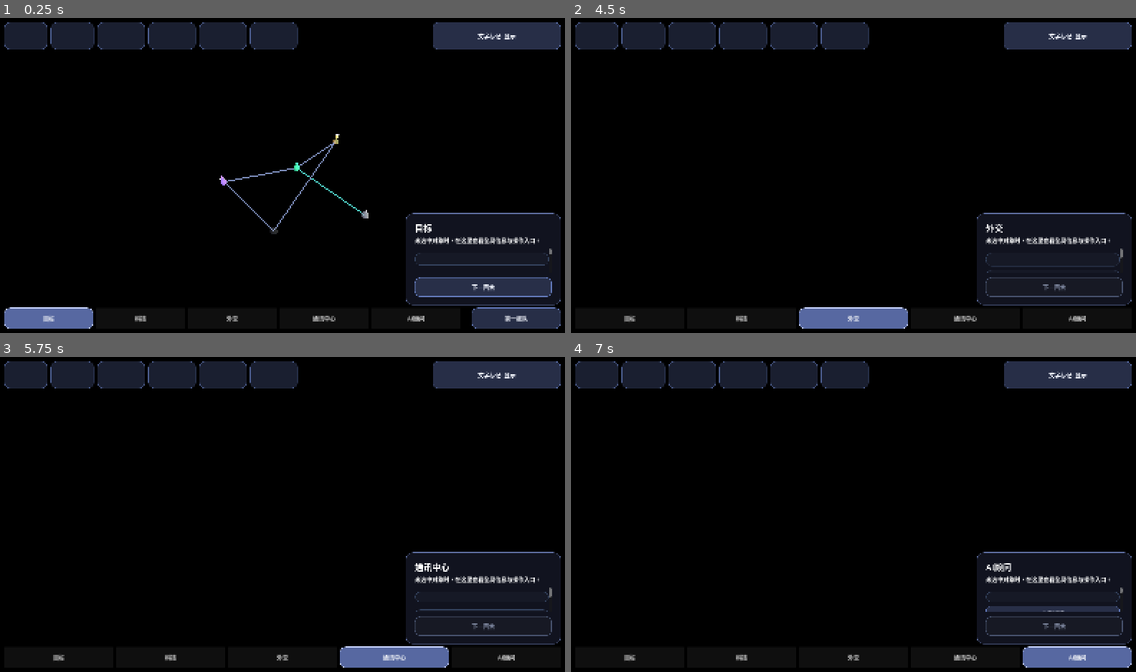
Above: before the commit, frames 1-4 (two rows, left to right).
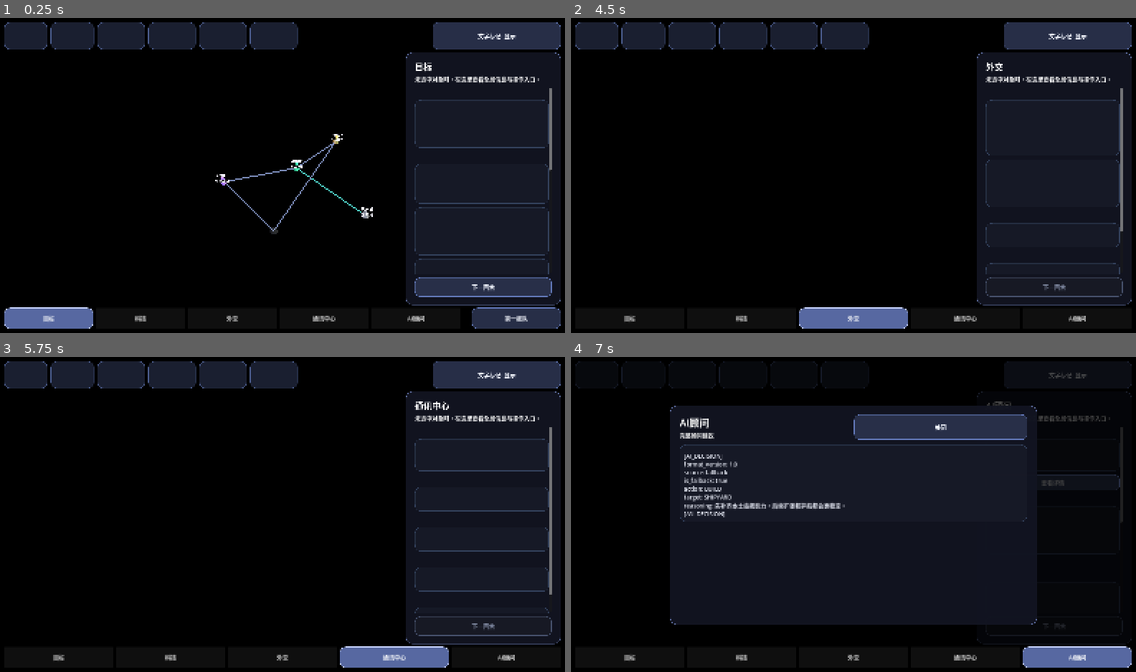
Above: after the commit, the same moments.

Repository: paleriderrrr/starcat
Game: Godot game, scene res://scenes/Main.tscn
Two runs of this game, one before a commit and one after it. Both use one fixed random seed, a clock stepped at 60 frames per second and the inputs below.
Inputs:
- Up to frame 1 (0.25 s): no input
- Up to frame 2 (4.5 s): click "文字标记: 显示" at 0.5 s; click "文字标记: 隐藏" at 1.25 s; click "下一回合" at 2 s; click "目标" at 2.75 s; click "科技" at 3.5 s; click "外交" at 4.25 s
- Up to frame 3 (5.75 s): click "通讯中心" at 5 s
- Up to frame 4 (7 s): click "AI顾问" at 5.75 s; click "查看详情" at 6.5 s

The runs differ from the first frame. In frame 1, 15% of the frame differs, in the area x 38-100%, y 10-82%; in frame 2, 15%; in frame 3, 15%; in frame 4, 53%, in the area x 0-100%, y 1-92%.
Error in both runs: Invalid call. Nonexistent 'int' constructor. (res://scripts/GameLogic.gd:2014)

Commit message:
Fix Godot HUD card readability and layout

Diff:
--- a/starcat/scenes/HudLayer.tscn
+++ b/starcat/scenes/HudLayer.tscn
@@ -75,7 +75,7 @@
 layout_mode = 1
 anchors_preset = -1
 anchor_left = 1.0
-anchor_top = 0.5
+anchor_top = 0.0
 anchor_right = 1.0
 anchor_bottom = 1.0
 offset_left = -456.0
--- a/starcat/scenes/ui/ApiReportCard.tscn
+++ b/starcat/scenes/ui/ApiReportCard.tscn
@@ -24,6 +24,7 @@
 theme_override_constants/separation = 4
 
 [node name="Title" type="Label" parent="Content"]
+custom_minimum_size = Vector2(0, 24)
 layout_mode = 2
 theme_override_colors/font_color = Color(0.956863, 0.976471, 1, 1)
 theme_override_font_sizes/font_size = 18
@@ -33,6 +34,7 @@
 
 [node name="Summary" type="RichTextLabel" parent="Content"]
 layout_mode = 2
+theme_override_colors/default_color = Color(0.909804, 0.92549, 0.968627, 1)
 bbcode_enabled = true
 fit_content = true
 scroll_active = false
--- a/starcat/scenes/ui/BuildingCard.tscn
+++ b/starcat/scenes/ui/BuildingCard.tscn
@@ -24,6 +24,7 @@
 theme_override_constants/separation = 4
 
 [node name="Title" type="Label" parent="Content"]
+custom_minimum_size = Vector2(0, 24)
 layout_mode = 2
 theme_override_colors/font_color = Color(0.956863, 0.976471, 1, 1)
 theme_override_font_sizes/font_size = 18
@@ -32,31 +33,41 @@
 text = "建筑名称"
 
 [node name="Description" type="Label" parent="Content"]
+custom_minimum_size = Vector2(0, 20)
 layout_mode = 2
+theme_override_colors/font_color = Color(0.909804, 0.92549, 0.968627, 1)
 autowrap_mode = 3
 text_overrun_behavior = 3
 text = "建筑描述"
 
 [node name="Cost" type="Label" parent="Content"]
+custom_minimum_size = Vector2(0, 20)
 layout_mode = 2
+theme_override_colors/font_color = Color(0.658824, 0.764706, 0.964706, 1)
 autowrap_mode = 3
 text_overrun_behavior = 3
 text = "建造成本"
 
 [node name="Production" type="Label" parent="Content"]
+custom_minimum_size = Vector2(0, 20)
 layout_mode = 2
+theme_override_colors/font_color = Color(0.658824, 0.764706, 0.964706, 1)
 autowrap_mode = 3
 text_overrun_behavior = 3
 text = "产出"
 
 [node name="Maintenance" type="Label" parent="Content"]
+custom_minimum_size = Vector2(0, 20)
 layout_mode = 2
+theme_override_colors/font_color = Color(0.658824, 0.764706, 0.964706, 1)
 autowrap_mode = 3
 text_overrun_behavior = 3
 text = "维护费"
 
 [node name="Housing" type="Label" parent="Content"]
+custom_minimum_size = Vector2(0, 20)
 layout_mode = 2
+theme_override_colors/font_color = Color(0.658824, 0.764706, 0.964706, 1)
 autowrap_mode = 3
 text_overrun_behavior = 3
 text = "住房"
--- a/starcat/scenes/ui/Chip.tscn
+++ b/starcat/scenes/ui/Chip.tscn
@@ -22,19 +22,24 @@
 
 [node name="Content" type="VBoxContainer" parent="."]
 layout_mode = 2
+size_flags_horizontal = 3
+size_flags_vertical = 3
 theme_override_constants/separation = 2
 
 [node name="Title" type="Label" parent="Content"]
+custom_minimum_size = Vector2(0, 16)
 layout_mode = 2
 text = "标题"
 theme_override_colors/font_color = Color(0.623529, 0.705882, 0.901961, 1)
+theme_override_font_sizes/font_size = 13
 autowrap_mode = 3
 text_overrun_behavior = 3
 
 [node name="Value" type="Label" parent="Content"]
+custom_minimum_size = Vector2(0, 24)
 layout_mode = 2
 text = "数值"
 theme_override_colors/font_color = Color(0.968627, 0.976471, 1, 1)
-theme_override_font_sizes/font_size = 18
+theme_override_font_sizes/font_size = 20
 autowrap_mode = 3
 text_overrun_behavior = 3
--- a/starcat/scenes/ui/ColonizationOptionCard.tscn
+++ b/starcat/scenes/ui/ColonizationOptionCard.tscn
@@ -24,6 +24,7 @@
 theme_override_constants/separation = 4
 
 [node name="Title" type="Label" parent="Content"]
+custom_minimum_size = Vector2(0, 24)
 layout_mode = 2
 theme_override_colors/font_color = Color(0.956863, 0.976471, 1, 1)
 theme_override_font_sizes/font_size = 18
@@ -32,24 +33,31 @@
 text = "殖民模式 / 回合"
 
 [node name="Description" type="Label" parent="Content"]
+custom_minimum_size = Vector2(0, 20)
 layout_mode = 2
+theme_override_colors/font_color = Color(0.909804, 0.92549, 0.968627, 1)
 autowrap_mode = 3
 text_overrun_behavior = 3
 text = "模式说明"
 
 [node name="Cost" type="Label" parent="Content"]
+custom_minimum_size = Vector2(0, 20)
 layout_mode = 2
+theme_override_colors/font_color = Color(0.658824, 0.764706, 0.964706, 1)
 autowrap_mode = 3
 text_overrun_behavior = 3
 text = "花费"
 
 [node name="Stats" type="Label" parent="Content"]
+custom_minimum_size = Vector2(0, 20)
 layout_mode = 2
+theme_override_colors/font_color = Color(0.658824, 0.764706, 0.964706, 1)
 autowrap_mode = 3
 text_overrun_behavior = 3
 text = "初始参数"
 
 [node name="Risk" type="Label" parent="Content"]
+custom_minimum_size = Vector2(0, 20)
 layout_mode = 2
 theme_override_colors/font_color = Color(0.658824, 0.764706, 0.964706, 1)
 autowrap_mode = 3
--- a/starcat/scenes/ui/DiplomacyFactionCard.tscn
+++ b/starcat/scenes/ui/DiplomacyFactionCard.tscn
@@ -24,6 +24,7 @@
 theme_override_constants/separation = 4
 
 [node name="Title" type="Label" parent="Content"]
+custom_minimum_size = Vector2(0, 24)
 layout_mode = 2
 theme_override_colors/font_color = Color(0.956863, 0.976471, 1, 1)
 theme_override_font_sizes/font_size = 18
@@ -32,24 +33,31 @@
 text = "势力 / 领袖"
 
 [node name="Relation" type="Label" parent="Content"]
+custom_minimum_size = Vector2(0, 20)
 layout_mode = 2
+theme_override_colors/font_color = Color(0.909804, 0.92549, 0.968627, 1)
 autowrap_mode = 3
 text_overrun_behavior = 3
 text = "关系等级"
 
 [node name="Stats" type="Label" parent="Content"]
+custom_minimum_size = Vector2(0, 20)
 layout_mode = 2
+theme_override_colors/font_color = Color(0.658824, 0.764706, 0.964706, 1)
 autowrap_mode = 3
 text_overrun_behavior = 3
 text = "信任与利益"
 
 [node name="Traits" type="Label" parent="Content"]
+custom_minimum_size = Vector2(0, 20)
 layout_mode = 2
+theme_override_colors/font_color = Color(0.909804, 0.92549, 0.968627, 1)
 autowrap_mode = 3
 text_overrun_behavior = 3
 text = "特征与条约"
 
 [node name="Persona" type="Label" parent="Content"]
+custom_minimum_size = Vector2(0, 20)
 layout_mode = 2
 theme_override_colors/font_color = Color(0.658824, 0.764706, 0.964706, 1)
 autowrap_mode = 3
--- a/starcat/scenes/ui/FeedCard.tscn
+++ b/starcat/scenes/ui/FeedCard.tscn
@@ -40,6 +40,7 @@
 
 [node name="Body" type="RichTextLabel" parent="Content"]
 layout_mode = 2
+theme_override_colors/default_color = Color(0.909804, 0.92549, 0.968627, 1)
 autowrap_mode = 3
 text_overrun_behavior = 3
 bbcode_enabled = true
@@ -49,6 +50,7 @@
 
 [node name="Footnote" type="RichTextLabel" parent="Content"]
 layout_mode = 2
+theme_override_colors/default_color = Color(0.658824, 0.764706, 0.964706, 1)
 autowrap_mode = 3
 text_overrun_behavior = 3
 bbcode_enabled = true
--- a/starcat/scenes/ui/FleetShipCard.tscn
+++ b/starcat/scenes/ui/FleetShipCard.tscn
@@ -24,6 +24,7 @@
 theme_override_constants/separation = 4
 
 [node name="Title" type="Label" parent="Content"]
+custom_minimum_size = Vector2(0, 24)
 layout_mode = 2
 theme_override_colors/font_color = Color(0.956863, 0.976471, 1, 1)
 theme_override_font_sizes/font_size = 18
@@ -32,7 +33,9 @@
 text = "舰船名称 / 类型"
 
 [node name="Stats" type="Label" parent="Content"]
+custom_minimum_size = Vector2(0, 20)
 layout_mode = 2
+theme_override_colors/font_color = Color(0.658824, 0.764706, 0.964706, 1)
 autowrap_mode = 3
 text_overrun_behavior = 3
 text = "HP 与伤害"
--- a/starcat/scenes/ui/InfoLine.tscn
+++ b/starcat/scenes/ui/InfoLine.tscn
@@ -1,6 +1,7 @@
 [gd_scene format=3]
 
 [node name="InfoLine" type="Label"]
+custom_minimum_size = Vector2(0, 20)
 layout_mode = 2
 autowrap_mode = 3
 text_overrun_behavior = 3
--- a/starcat/scenes/ui/PostureCard.tscn
+++ b/starcat/scenes/ui/PostureCard.tscn
@@ -24,6 +24,7 @@
 theme_override_constants/separation = 4
 
 [node name="Title" type="Label" parent="Content"]
+custom_minimum_size = Vector2(0, 24)
 layout_mode = 2
 theme_override_colors/font_color = Color(0.956863, 0.976471, 1, 1)
 theme_override_font_sizes/font_size = 18
@@ -32,36 +33,47 @@
 text = "战略态势"
 
 [node name="HighPressure" type="Label" parent="Content"]
+custom_minimum_size = Vector2(0, 20)
 layout_mode = 2
+theme_override_colors/font_color = Color(0.909804, 0.92549, 0.968627, 1)
 autowrap_mode = 3
 text_overrun_behavior = 3
 text = "高压对象"
 
 [node name="HighOpportunity" type="Label" parent="Content"]
+custom_minimum_size = Vector2(0, 20)
 layout_mode = 2
+theme_override_colors/font_color = Color(0.909804, 0.92549, 0.968627, 1)
 autowrap_mode = 3
 text_overrun_behavior = 3
 text = "高机会对象"
 
 [node name="Deteriorating" type="Label" parent="Content"]
+custom_minimum_size = Vector2(0, 20)
 layout_mode = 2
+theme_override_colors/font_color = Color(0.909804, 0.92549, 0.968627, 1)
 autowrap_mode = 3
 text_overrun_behavior = 3
 text = "关系恶化对象"
 
 [node name="Improving" type="Label" parent="Content"]
+custom_minimum_size = Vector2(0, 20)
 layout_mode = 2
+theme_override_colors/font_color = Color(0.909804, 0.92549, 0.968627, 1)
 autowrap_mode = 3
 text_overrun_behavior = 3
 text = "关系改善对象"
 
 [node name="Flashpoints" type="Label" parent="Content"]
+custom_minimum_size = Vector2(0, 20)
 layout_mode = 2
+theme_override_colors/font_color = Color(0.909804, 0.92549, 0.968627, 1)
 autowrap_mode = 3
 text_overrun_behavior = 3
 text = "潜在爆点"
 
 [node name="Posture" type="Label" parent="Content"]
+custom_minimum_size = Vector2(0, 20)
 layout_mode = 2
 theme_override_colors/font_color = Color(0.658824, 0.764706, 0.964706, 1)
 autowrap_mode = 3
--- a/starcat/scenes/ui/ProposalCard.tscn
+++ b/starcat/scenes/ui/ProposalCard.tscn
@@ -24,6 +24,7 @@
 theme_override_constants/separation = 4
 
 [node name="Title" type="Label" parent="Content"]
+custom_minimum_size = Vector2(0, 24)
 layout_mode = 2
 theme_override_colors/font_color = Color(0.956863, 0.976471, 1, 1)
 theme_override_font_sizes/font_size = 18
@@ -32,12 +33,15 @@
 text = "提案标题"
 
 [node name="Type" type="Label" parent="Content"]
+custom_minimum_size = Vector2(0, 20)
 layout_mode = 2
+theme_override_colors/font_color = Color(0.909804, 0.92549, 0.968627, 1)
 autowrap_mode = 3
 text_overrun_behavior = 3
 text = "提案类型"
 
 [node name="Deadline" type="Label" parent="Content"]
+custom_minimum_size = Vector2(0, 20)
 layout_mode = 2
 theme_override_colors/font_color = Color(0.658824, 0.764706, 0.964706, 1)
 autowrap_mode = 3
@@ -46,6 +50,7 @@
 
 [node name="Summary" type="RichTextLabel" parent="Content"]
 layout_mode = 2
+theme_override_colors/default_color = Color(0.909804, 0.92549, 0.968627, 1)
 autowrap_mode = 3
 text_overrun_behavior = 3
 bbcode_enabled = true
--- a/starcat/scenes/ui/QueueItemCard.tscn
+++ b/starcat/scenes/ui/QueueItemCard.tscn
@@ -24,6 +24,7 @@
 theme_override_constants/separation = 4
 
 [node name="Title" type="Label" parent="Content"]
+custom_minimum_size = Vector2(0, 24)
 layout_mode = 2
 theme_override_colors/font_color = Color(0.956863, 0.976471, 1, 1)
 theme_override_font_sizes/font_size = 18
@@ -32,12 +33,15 @@
 text = "项目名称"
 
 [node name="Meta" type="Label" parent="Content"]
+custom_minimum_size = Vector2(0, 20)
 layout_mode = 2
+theme_override_colors/font_color = Color(0.909804, 0.92549, 0.968627, 1)
 autowrap_mode = 3
 text_overrun_behavior = 3
 text = "项目类型"
 
 [node name="Progress" type="Label" parent="Content"]
+custom_minimum_size = Vector2(0, 20)
 layout_mode = 2
 theme_override_colors/font_color = Color(0.658824, 0.764706, 0.964706, 1)
 autowrap_mode = 3
--- a/starcat/scenes/ui/RouteCard.tscn
+++ b/starcat/scenes/ui/RouteCard.tscn
@@ -24,6 +24,7 @@
 theme_override_constants/separation = 4
 
 [node name="Title" type="Label" parent="Content"]
+custom_minimum_size = Vector2(0, 24)
 layout_mode = 2
 theme_override_colors/font_color = Color(0.956863, 0.976471, 1, 1)
 theme_override_font_sizes/font_size = 18
@@ -32,12 +33,14 @@
 text = "目标星系"
 
 [node name="Meta" type="Label" parent="Content"]
+custom_minimum_size = Vector2(0, 20)
 layout_mode = 2
 autowrap_mode = 3
 text_overrun_behavior = 3
 text = "路线信息"
 
 [node name="Status" type="Label" parent="Content"]
+custom_minimum_size = Vector2(0, 20)
 layout_mode = 2
 theme_override_colors/font_color = Color(0.658824, 0.764706, 0.964706, 1)
 autowrap_mode = 3
--- a/starcat/scenes/ui/SectionTitle.tscn
+++ b/starcat/scenes/ui/SectionTitle.tscn
@@ -1,6 +1,7 @@
 [gd_scene format=3]
 
 [node name="SectionTitle" type="Label"]
+custom_minimum_size = Vector2(0, 24)
 theme_override_font_sizes/font_size = 20
 theme_override_colors/font_color = Color(0.956863, 0.835294, 0.552941, 1)
 autowrap_mode = 3
--- a/starcat/scenes/ui/StatusCard.tscn
+++ b/starcat/scenes/ui/StatusCard.tscn
@@ -24,6 +24,7 @@
 theme_override_constants/separation = 4
 
 [node name="Title" type="Label" parent="Content"]
+custom_minimum_size = Vector2(0, 24)
 layout_mode = 2
 theme_override_colors/font_color = Color(0.956863, 0.976471, 1, 1)
 theme_override_font_sizes/font_size = 18
--- a/starcat/scenes/ui/SummaryCard.tscn
+++ b/starcat/scenes/ui/SummaryCard.tscn
@@ -24,6 +24,7 @@
 theme_override_constants/separation = 4
 
 [node name="Title" type="Label" parent="Content"]
+custom_minimum_size = Vector2(0, 24)
 layout_mode = 2
 theme_override_colors/font_color = Color(0.956863, 0.976471, 1, 1)
 theme_override_font_sizes/font_size = 18
@@ -32,25 +33,33 @@
 text = "摘要标题"
 
 [node name="Line1" type="Label" parent="Content"]
+custom_minimum_size = Vector2(0, 20)
 layout_mode = 2
+theme_override_colors/font_color = Color(0.909804, 0.92549, 0.968627, 1)
 autowrap_mode = 3
 text_overrun_behavior = 3
 text = "摘要行 1"
 
 [node name="Line2" type="Label" parent="Content"]
+custom_minimum_size = Vector2(0, 20)
 layout_mode = 2
+theme_override_colors/font_color = Color(0.909804, 0.92549, 0.968627, 1)
 autowrap_mode = 3
 text_overrun_behavior = 3
 text = "摘要行 2"
 
 [node name="Line3" type="Label" parent="Content"]
+custom_minimum_size = Vector2(0, 20)
 layout_mode = 2
+theme_override_colors/font_color = Color(0.909804, 0.92549, 0.968627, 1)
 autowrap_mode = 3
 text_overrun_behavior = 3
 text = "摘要行 3"
 
 [node name="Line4" type="Label" parent="Content"]
+custom_minimum_size = Vector2(0, 20)
 layout_mode = 2
+theme_override_colors/font_color = Color(0.909804, 0.92549, 0.968627, 1)
 autowrap_mode = 3
 text_overrun_behavior = 3
 text = "摘要行 4"
--- a/starcat/scenes/ui/TechCard.tscn
+++ b/starcat/scenes/ui/TechCard.tscn
@@ -24,6 +24,7 @@
 theme_override_constants/separation = 4
 
 [node name="Title" type="Label" parent="Content"]
+custom_minimum_size = Vector2(0, 24)
 layout_mode = 2
 theme_override_colors/font_color = Color(0.956863, 0.976471, 1, 1)
 theme_override_font_sizes/font_size = 18
@@ -32,12 +33,15 @@
 text = "科技名称"
 
 [node name="Description" type="Label" parent="Content"]
+custom_minimum_size = Vector2(0, 20)
 layout_mode = 2
+theme_override_colors/font_color = Color(0.909804, 0.92549, 0.968627, 1)
 autowrap_mode = 3
 text_overrun_behavior = 3
 text = "科技描述"
 
 [node name="Meta" type="Label" parent="Content"]
+custom_minimum_size = Vector2(0, 20)
 layout_mode = 2
 theme_override_colors/font_color = Color(0.658824, 0.764706, 0.964706, 1)
 autowrap_mode = 3
--- a/starcat/scenes/ui/TrendCard.tscn
+++ b/starcat/scenes/ui/TrendCard.tscn
@@ -24,6 +24,7 @@
 theme_override_constants/separation = 4
 
 [node name="Title" type="Label" parent="Content"]
+custom_minimum_size = Vector2(0, 24)
 layout_mode = 2
 theme_override_colors/font_color = Color(0.956863, 0.976471, 1, 1)
 theme_override_font_sizes/font_size = 18
@@ -32,7 +33,9 @@
 text = "趋势标题"
 
 [node name="Body" type="Label" parent="Content"]
+custom_minimum_size = Vector2(0, 20)
 layout_mode = 2
+theme_override_colors/font_color = Color(0.909804, 0.92549, 0.968627, 1)
 autowrap_mode = 3
 text_overrun_behavior = 3
 text = "趋势内容"
--- a/starcat/scripts/HudLayer.gd
+++ b/starcat/scripts/HudLayer.gd
@@ -82,16 +82,22 @@
 @onready var root: Control = $Root
 @onready var top_bar: HBoxContainer = $Root/TopBar
 @onready var turn_chip: PanelContainer = $Root/TopBar/TurnChip
+@onready var turn_title: Label = $Root/TopBar/TurnChip/Content/Title
 @onready var turn_value: Label = $Root/TopBar/TurnChip/Content/Value
 @onready var era_chip: PanelContainer = $Root/TopBar/EraChip
+@onready var era_title: Label = $Root/TopBar/EraChip/Content/Title
 @onready var era_value: Label = $Root/TopBar/EraChip/Content/Value
 @onready var food_chip: PanelContainer = $Root/TopBar/FoodChip
+@onready var food_title: Label = $Root/TopBar/FoodChip/Content/Title
 @onready var food_value: Label = $Root/TopBar/FoodChip/Content/Value
 @onready var minerals_chip: PanelContainer = $Root/TopBar/MineralsChip
+@onready var minerals_title: Label = $Root/TopBar/MineralsChip/Content/Title
 @onready var minerals_value: Label = $Root/TopBar/MineralsChip/Content/Value
 @onready var industry_chip: PanelContainer = $Root/TopBar/IndustryChip
+@onready var industry_title: Label = $Root/TopBar/IndustryChip/Content/Title
 @onready var industry_value: Label = $Root/TopBar/IndustryChip/Content/Value
 @onready var energy_chip: PanelContainer = $Root/TopBar/EnergyChip
+@onready var energy_title: Label = $Root/TopBar/EnergyChip/Content/Title
 @onready var energy_value: Label = $Root/TopBar/EnergyChip/Content/Value
 @onready var toggle_labels_button: Button = $Root/TopBar/ToggleLabelsButton
 @onready var right_drawer: PanelContainer = $Root/RightDrawer
@@ -201,6 +207,12 @@
 	var player: Dictionary = GameState.get_player_faction()
 	var resources: Dictionary = player.get("resources", {})
 	var rates: Dictionary = player.get("resourceRates", {})
+	turn_title.text = "回合"
+	era_title.text = "时代"
+	food_title.text = "食物"
+	minerals_title.text = "矿产"
+	industry_title.text = "工业"
+	energy_title.text = "能源"
 	turn_value.text = str(GameState.game_state.get("turn", 1))
 	era_value.text = _era_name(GameState.game_state.get("era", "PIONEER"))
 	food_value.text = "%s (%s)" % [str(int(resources.get("food", 0))), _signed_int_text(int(rates.get("food", 0)))]
--- a/starcat/scripts/StarMap.gd
+++ b/starcat/scripts/StarMap.gd
@@ -178,8 +178,9 @@
 	label.position = offset
 	label.billboard = BaseMaterial3D.BILLBOARD_ENABLED
 	label.modulate = Color("F8F7FF")
-	label.font_size = 24 if compact else 30
-	label.outline_size = 6
+	label.pixel_size = 0.01 if compact else 0.012
+	label.font_size = 30 if compact else 38
+	label.outline_size = 8
 	return label
 
 func _get_owner_color(owner_id: Variant) -> Color:
Not shown, added: starcat/scripts/config/LocalConfig.gd.uid
Not shown, added: starcat/scripts/llm/BailianProvider.gd.uid
Not shown, added: starcat/scripts/services/GameAnalysisService.gd.uid
Not shown, added: starcat/scripts/services/LocalAIService.gd.uid
Not shown, added: starcat/scripts/services/NarrativeService.gd.uid
